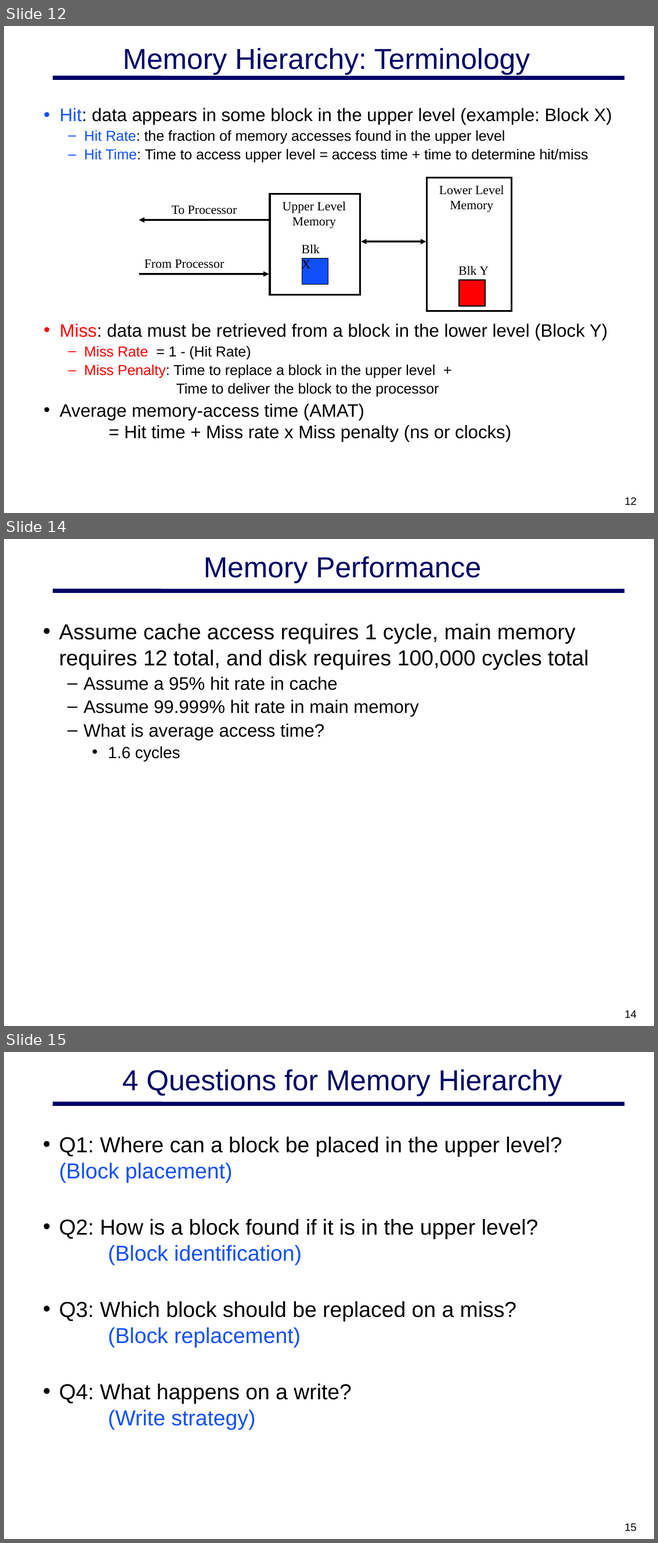
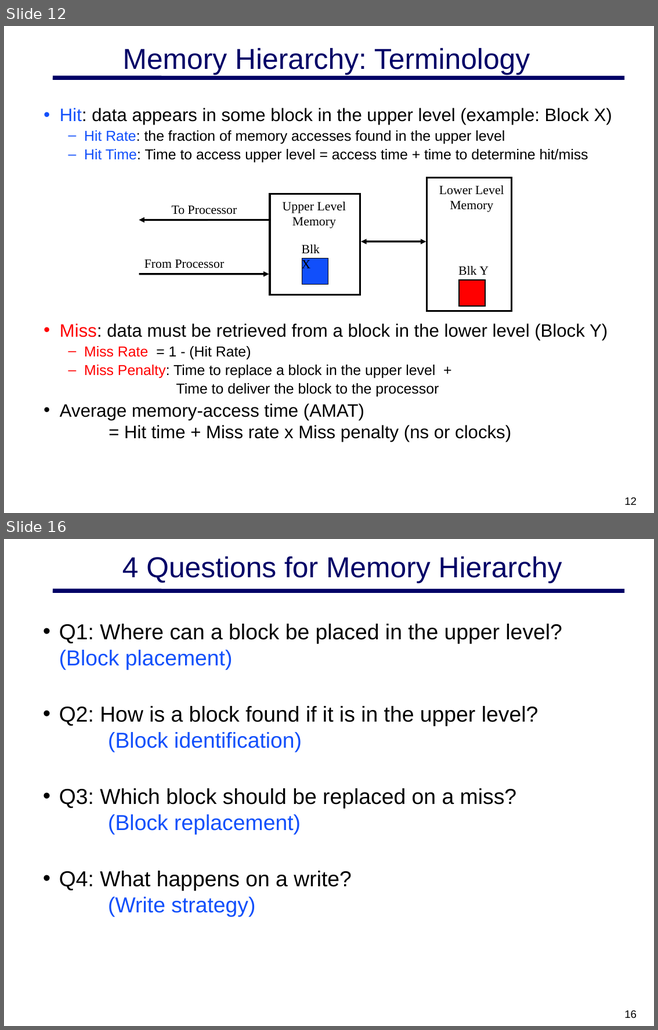
Before and after one commit to MHayden18/Architecture, a slide deck: Powerpoints/CSCE 692 02 Cache-Chap2-B.pptx. Shown one above the other, each under a label of ours: slides 12, 14 and 15 before the commit, slides 12 and 16 after it; the slides between them are not shown. The pictures are 658x1543 and 658x1030 pixels, drawn with LibreOffice and Linux fonts; fonts in the diff are those of the drawing; background and template pictures are left out. Boxes give left, top, right and bottom in pixels: in the first picture for what was removed or moved away, otherwise in the second. Text is boxed around its words. In the diff, an @@ line names an element or a change of style, - is before the commit and + after.

```diff
--- a/Powerpoints/CSCE 692 02 Cache-Chap2-B.pptx
+++ b/Powerpoints/CSCE 692 02 Cache-Chap2-B.pptx
@@ slide 14 removed at (4, 539, 654, 1026), background #FFFFFF; not listed: 1 template element that a slide beside it also shows @@
@@ title removed at (204, 556, 481, 584) @@
-Memory Performance
@@ text removed at (59, 624, 589, 761) @@
-• Assume cache access requires 1 cycle, main memory requires 12 total, and disk requires 100,000 cycles total
-  – Assume a 95% hit rate in cache
-  – Assume 99.999% hit rate in main memory
-  – What is average access time?
-    • 1.6 cycles
@@ page number removed at (624, 1011, 636, 1018) @@
-14
@@ what was slide 15 is now slide 16 @@
@@ page number at (624, 1011, 636, 1018): text changed @@
-15
+16
```
Also in this commit, not shown: 9 slides changed, 4 slides added, 1 other slide removed, 1 other file.
